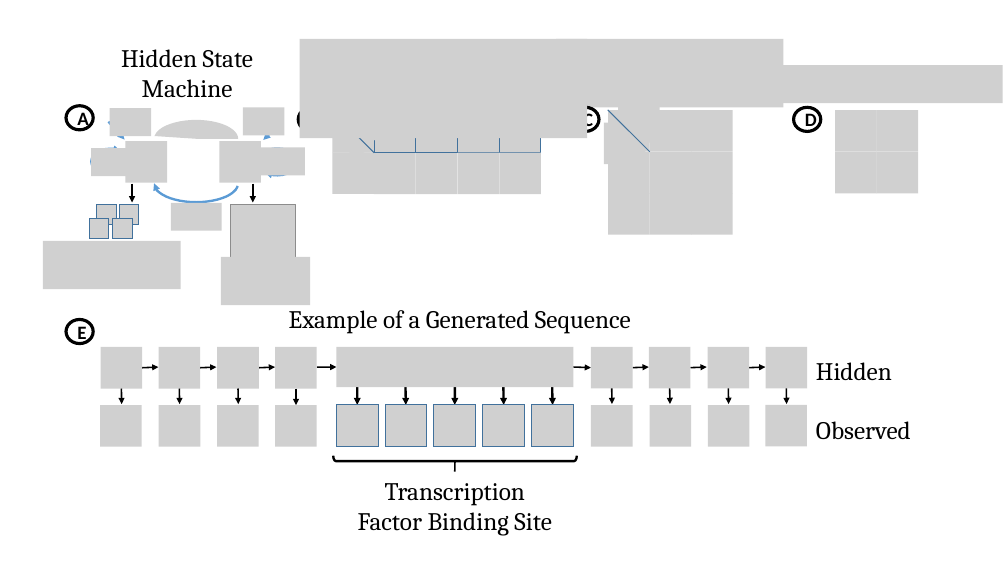
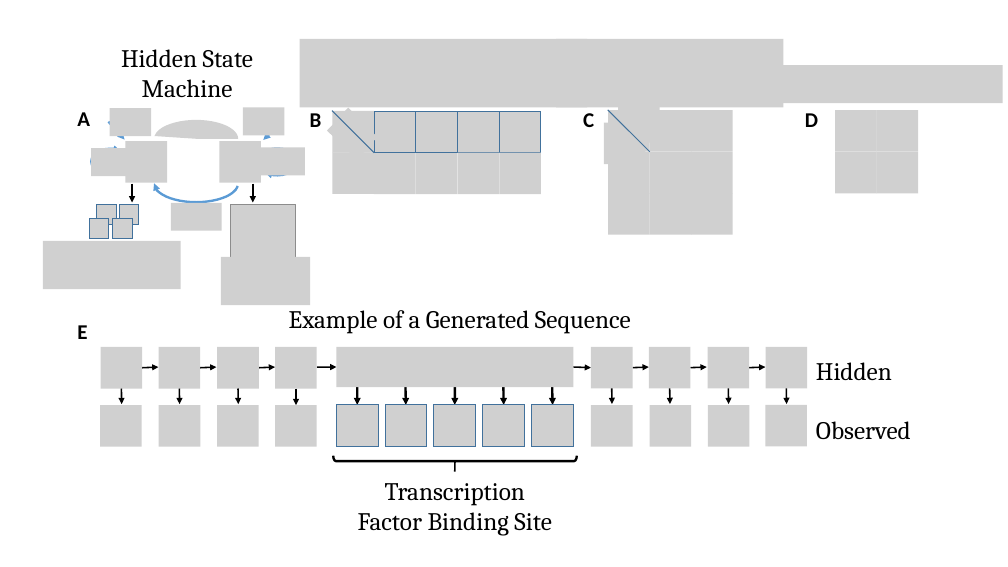
Before and after one commit to David-Taub/HOP-HMM, a slide deck: slide 6 of Help/Figures1.pptx (slide 5 before the commit). Drawn at 1008x567 pixels with LibreOffice and Linux fonts; fonts in the diff are those of the drawing; grey boxes stand for pictures. Boxes give left, top, right and bottom in pixels: in the first picture for what was removed or moved away, otherwise in the second. Text is boxed around its words. In the diff, an @@ line names an element or a change of style, - is before the commit and + after.

```diff
--- a/Help/Figures1.pptx
+++ b/Help/Figures1.pptx
@@ picture: place and size @@
-picture at <box>299,39,587,138</box>
+picture at <box>299,39,587,107</box>
@@ ellipse "B" at <box>298,107,325,132</box>: outline #000000 3 pt to none @@
@@ text in ellipse at <box>310,113,322,127</box>: text added @@
+B
@@ size 18 to 20 pt; outline #000000 3 pt to none in 4 elements at <box>66,320,93,344</box>, <box>66,106,93,130</box>, <box>572,107,599,132</box>, <box>794,107,821,132</box> @@
```
Also in this commit, not shown: 5 other slides changed, 1 slide added, 23 other files.
